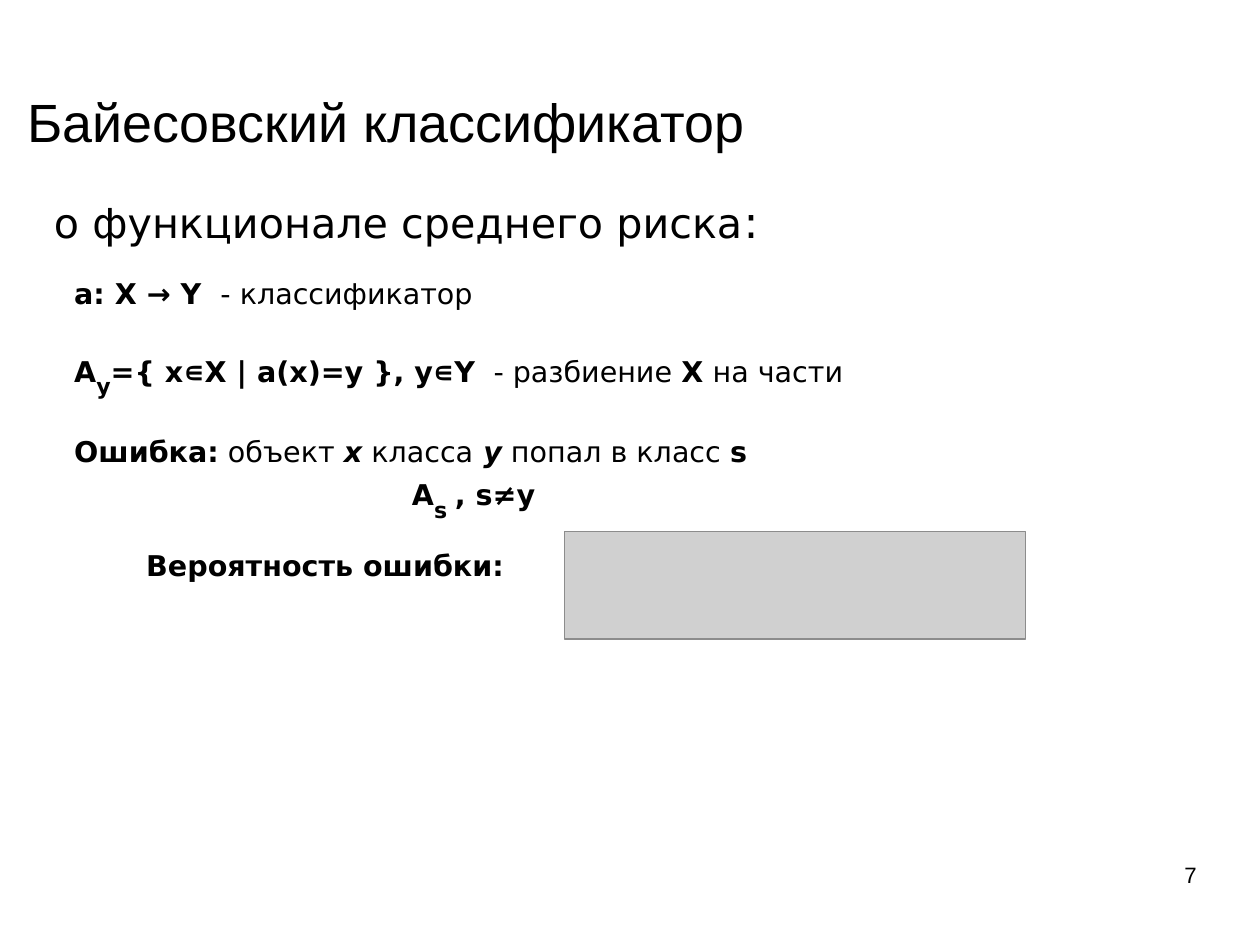
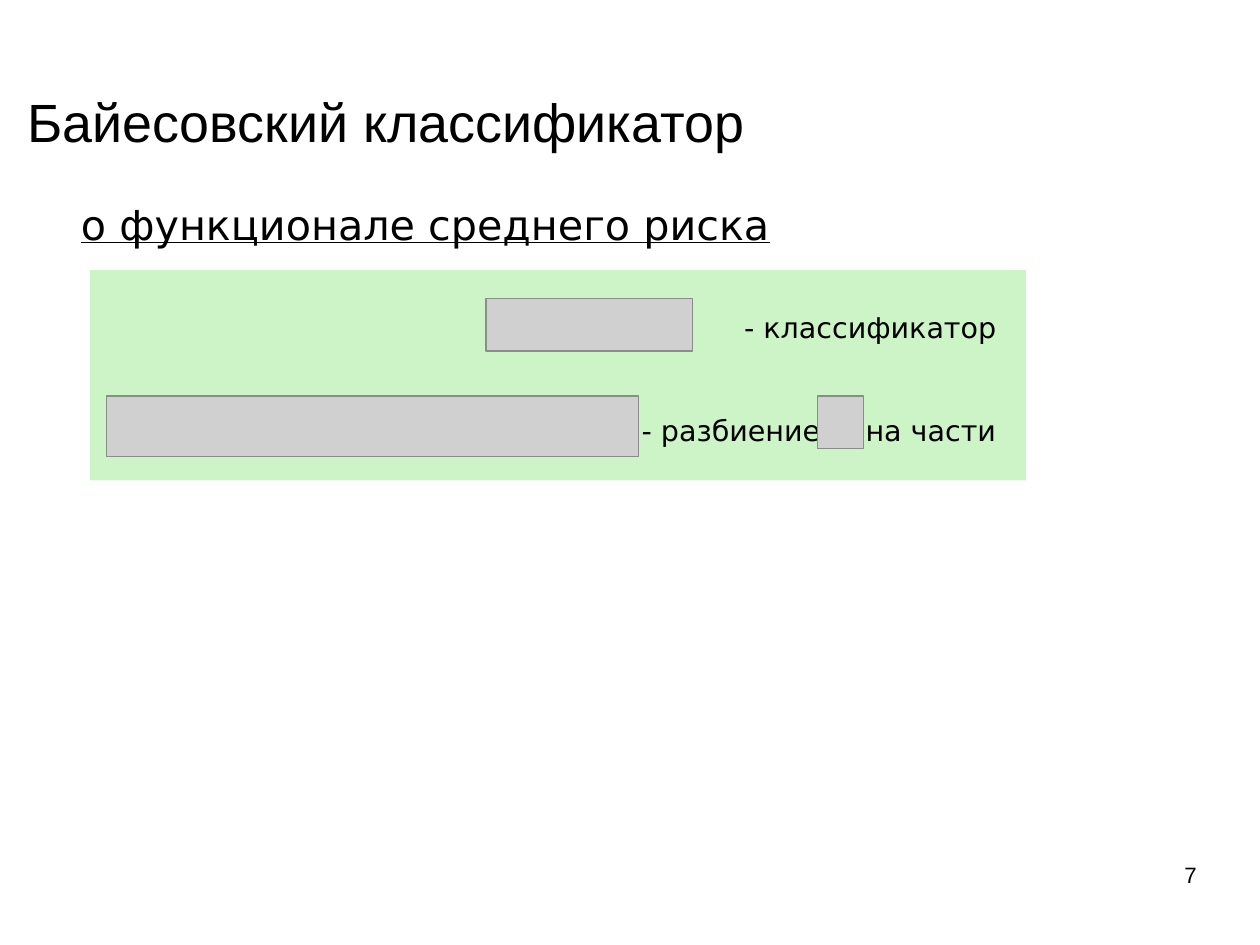
Before and after one commit to mechanoid5/ml_lectorium_legacy, a slide deck: slide 7 of 09-bayes.odp. Drawn at 1260x945 pixels with LibreOffice and Linux fonts; fonts in the diff are those of the drawing; grey boxes stand for pictures; background and template pictures are left out. Boxes give left, top, right and bottom in pixels: in the first picture for what was removed or moved away, otherwise in the second. Text is boxed around its words. In the diff, an @@ line names an element or a change of style, - is before the commit and + after.

```diff
--- a/09-bayes.odp
+++ b/09-bayes.odp
@@ title at <box>81,210,769,249</box>: text changed @@
-о функционале среднего риска:
+о функционале среднего риска
@@ text removed at <box>74,283,843,511</box> @@
-a: X → Y - классификатор
-Ay={ x∊X | a(x)=y }, y∊Y - разбиение Х на части
-Ошибка: объект x класса y попал в класс s
-As , s≠y
@@ rectangle added at <box>90,270,1027,480</box>, fill #CCF4C6, 18 pt, text #000000 @@
+- классификатор
+- разбиение на части
@@ picture added at <box>486,298,692,351</box> @@
@@ picture added at <box>106,396,639,456</box> @@
@@ picture: place and size @@
-picture at <box>565,532,1026,639</box>
+picture at <box>818,396,864,448</box>
@@ text removed at <box>146,553,504,582</box> @@
-Вероятность ошибки:
```
Also in this commit, not shown: 7 other slides changed, 5 slides added, 23 slides removed, 2 other files.
